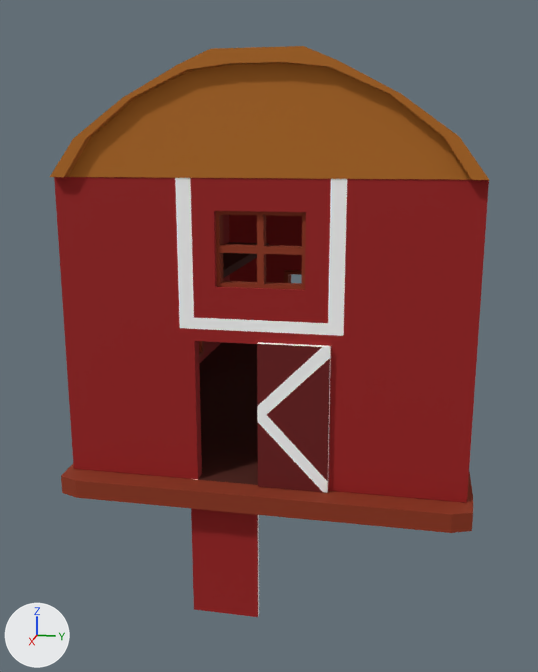
The FBX model La Granja de Papel/Assets/Models/granero.FBX: old version first, new version second.
The view is the same before and after, from a 50 mm lens placed at (45.7, 6.0, 13.9), pointed at (6.2, -1.9, 4.1). The lights are fixed; the arrows at lower left show +X, +Y and +Z. Where no turn or scale is listed for an object, it has been applied to the vertices.

The scene before the commit, as lines of its bpy script (objects in view):
```python
me_mesh_001 = bpy.data.meshes.new('Mesh.001')
me_mesh_001.from_pydata(...)  # 152 vertices, 138 faces; spans x -12.8..13.3, y -0.3..16.1, z 15.3..19.8
me_mesh_001.materials.append(mat_tejado)  # orange #b46a19
me_mesh_029 = bpy.data.meshes.new('Mesh.029')
me_mesh_029.from_pydata(...)  # 15 vertices, 26 faces; spans x -1.1..1.1, y -50.1..-0.4, z 0.2..102.8
# faces by material slot: [3, 21, 2]
me_mesh_029.materials.append(mat_rojo_oscuro)  # dark red #680c0c
me_mesh_029.materials.append(mat_blanco)  # white #ffffff
me_mesh_029.materials.append(mat_rojo)  # red #9b1414
# before: 0 (-1.1, -50.1, 0.2) at pixel (257, 487), 2 (-1.1, -0.4, 0.2) at pixel (190, 481), 4 (-1.1, -50.1, 102.8) at pixel (258, 617), 6 (-1.1, -0.4, 102.8) at pixel (193, 609)
me_mesh_030 = bpy.data.meshes.new('Mesh.030')
me_mesh_030.from_pydata(...)  # 15 vertices, 26 faces; spans x -0.12..0.12, y -2.86..-0.02, z 0.01..6.0
# faces by material slot: [3, 21, 2]
me_mesh_030.materials.append(mat_rojo_oscuro)  # dark red #680c0c
me_mesh_030.materials.append(mat_blanco)  # white #ffffff
me_mesh_030.materials.append(mat_rojo)  # red #9b1414
ob_puerta003 = bpy.data.objects.new('Puerta003', me_mesh_029)
ob_puerta003.location = (18.22, -2.8, 0.78)
ob_puerta003.scale = (-0.113, -0.0569, -0.0583)
ob_puerta004 = bpy.data.objects.new('Puerta004', me_mesh_030)
ob_puerta004.location = (18.22, 2.92, 0.78)
ob_tejado = bpy.data.objects.new('tejado', me_mesh_001)
ob_tejado.location = (5.19, -7.78, -2.31)
# also in view: 'Suelo' at (5.3, 0.1, 0.4); 'paredes' at (5.2, 0.1, 6.9); 'ventana007' at (17.6, 0.1, 10.3)
```
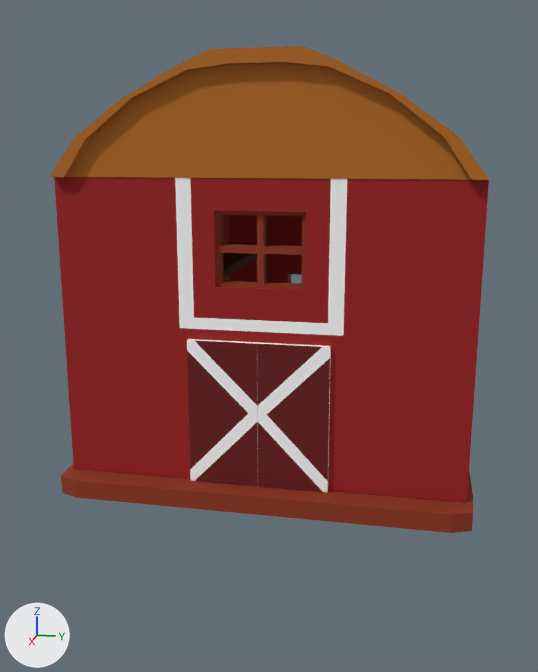
What differs and where, as boxes [x1, y1, x2, y2] in the pictures (538 x 672 px; the box of a moved part takes in the faces that stretch with it):
'Puerta003', reshaped, turned: before [191, 479, 259, 617]; after [187, 339, 258, 486]
part 1 of me_mesh_029, added: after [188, 339, 258, 343]
part 2 of me_mesh_029, moved or reshaped: before [191, 479, 259, 617]; after [195, 340, 258, 449]

The change, as a list of edits to the scene's bpy script:
```text
Change me_mesh_029:
    where me_mesh_029.from_pydata(...)  # 15 vertices, 26 faces; spans x -1.1..1.1, y -50.1..-0.4, z 0.2..102.8
    used by ob_puerta003; location = (18.22, -2.8, 0.78); scale = (-0.113, -0.0569, -0.0583)
    verts and faces of me_mesh_029; kept vertices keep their numbers, new ones are numbered from 15
    me_mesh_029 part 1: the loose piece of 15 vertices spanning x -1.1..1.1, y -50.1..-0.4, z 0.2..102.8 is copied, and the copy is scaled about its middle by (-0.408, 1, 1), then moved by (-0.2, 0.0, 0.0); it spans x -0.7..0.2, y -50.1..-0.4, z 0.2..102.8
    me_mesh_029 part 2
    add for i in [0, 2, 4, 6]: verts[i] += (1.3, 0.0, 0.0)
Change ob_puerta003:
    ob_puerta003.rotation_euler: (0.0, 0.0, 0.0) -> (0.0, -3.142, 0.0)  # degrees (0, 0, 0) -> degrees (0, -180, 0)
```
